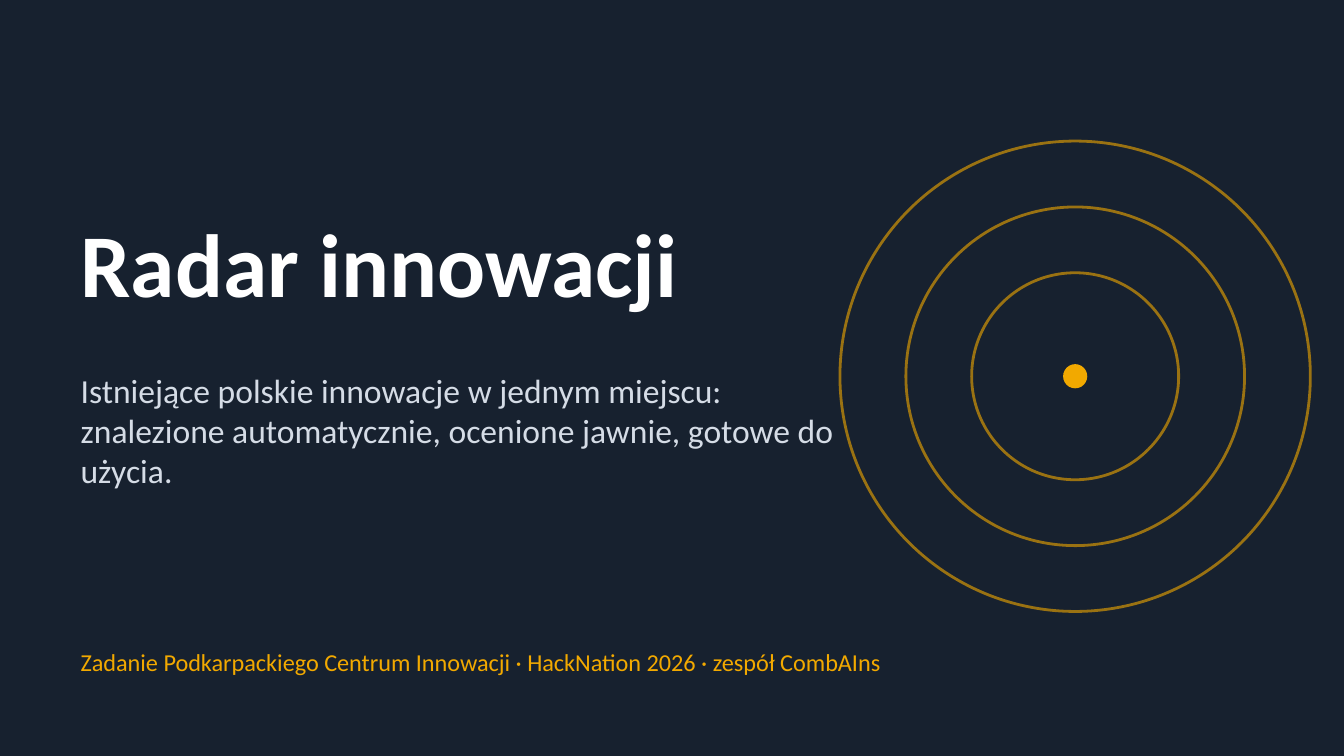
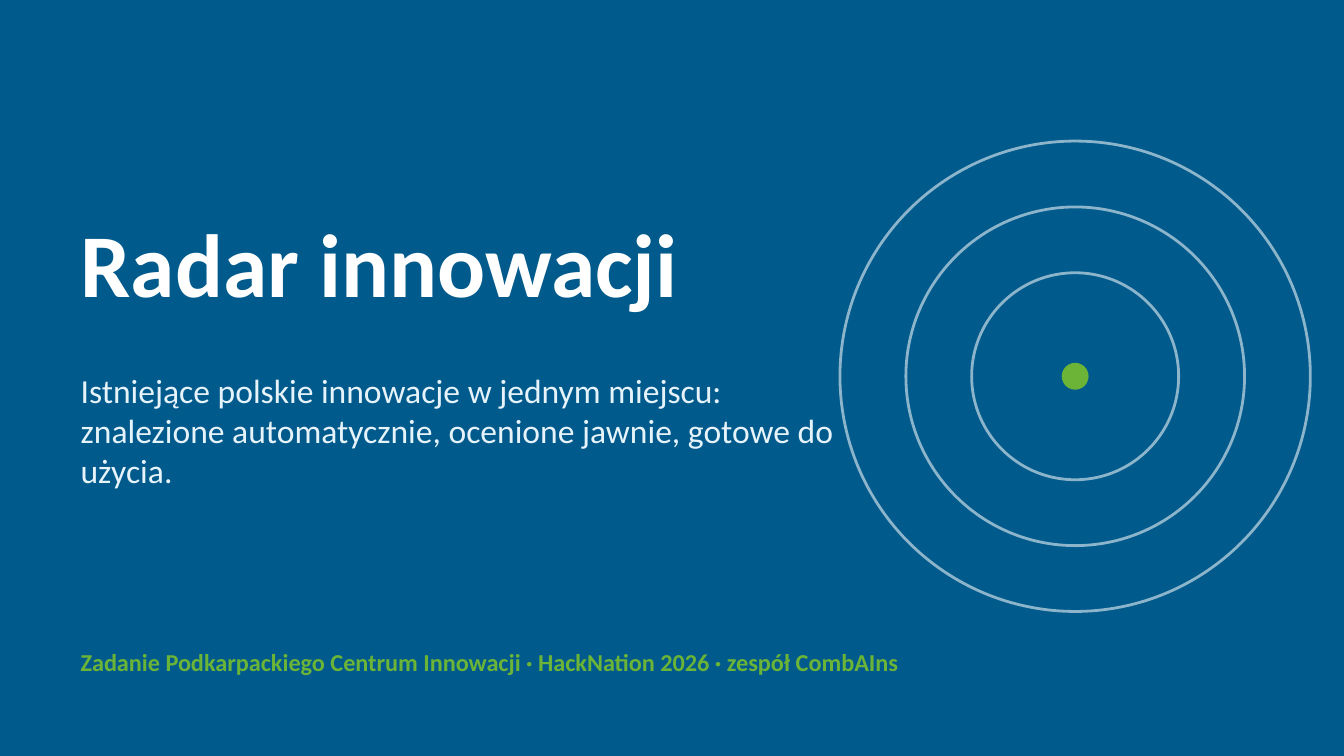
Before and after one commit to FilipLangiewicz/InnovationHub, a slide deck: slide 1 of docs/presentation/Radar_innowacji.pptx. Drawn at 1344x756 pixels with LibreOffice and Linux fonts; fonts in the diff are those of the drawing. Boxes give left, top, right and bottom in pixels: in the first picture for what was removed or moved away, otherwise in the second. Text is boxed around its words. In the diff, an @@ line names an element or a change of style, - is before the commit and + after.

```diff
--- a/docs/presentation/Radar_innowacji.pptx
+++ b/docs/presentation/Radar_innowacji.pptx
@@ background #17212F to #005A8C @@
@@ outline #F2A900 1.5 pt to #FFFFFF 1.5 pt in 3 elements at box(840, 141, 1310, 612), box(906, 207, 1245, 546), box(972, 273, 1179, 480) @@
@@ text "Istniejące polskie innowacje w jednym ..." at box(81, 379, 833, 489): text colour #D5DCE6 to #E6F3FB @@
@@ ellipse at box(1062, 363, 1089, 390): fill #F2A900 to #6BB437 @@
@@ text "Zadanie Podkarpackiego Centrum Innowacji · ..." at box(81, 654, 898, 675): text colour #F2A900 to #6BB437, bold on @@
```
Also in this commit, not shown: 6 other slides changed, 3 slides added, 3 slides removed, 7 other files.
